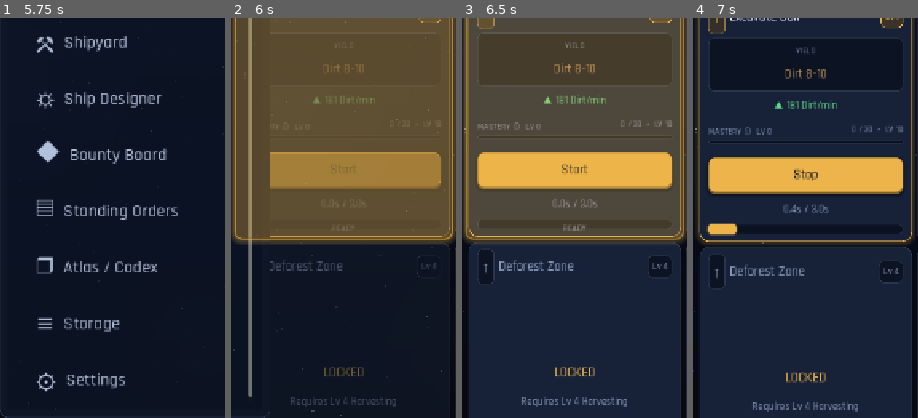
Above: before the commit, frames 1-4 (left to right).
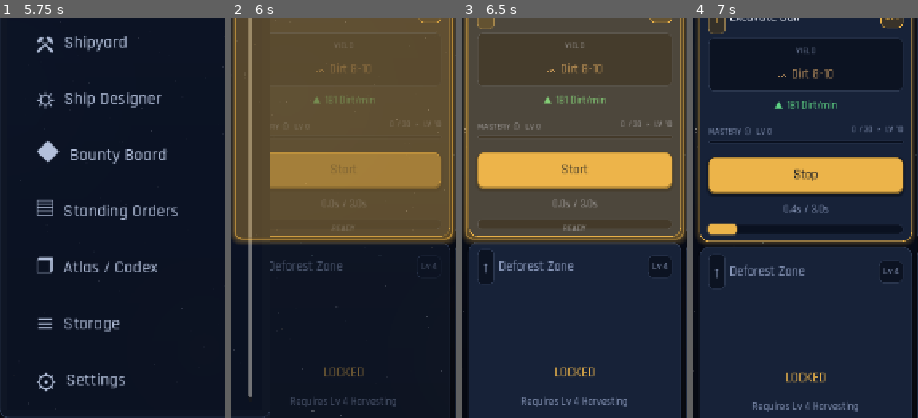
Above: after the commit, the same moments.

Repository: trakyalilter/TestMobileGame
Game: Godot game, scene res://scenes/main.tscn
Same seed, same stepped clock (60 frames per second), same inputs: the game is played once before the commit and once after it.
Inputs (mouse positions are % of the whole screen's width and height, from its top left):
- Up to frame 1 (5.75 s): click "☰" at 0.5 s; click "＋ CREATE COMMANDER" at 1.25 s; click "Begin" at 2 s; click (50, 50) at 2.75 s; click "☰" at 3.5 s; click "✕" at 4.25 s; click "☰" at 5 s
- Up to frame 2 (6 s): click (37, 11) at 5.77 s
- Up to frame 3 (6.5 s): no input
- Up to frame 4 (7 s): click "Start" at 6.5 s
The pictures show only the part of the screen within x 0-50%, y 50-100%; the shares and areas given below are measured in that part.

Frame 1 is identical in both runs. In frame 2, 0.2% of the frame differs, in the area x 37-62%, y 11-14%; in frame 3, 0.3%; in frame 4, 0.3%, in the area x 37-63%, y 12-16%.

Commit message:
Show material icons on gathering yields & combat salvage
The gathering card's YIELD list and the enemy-intel SALVAGE list both
route through _loot_lines, which built rows without a symbol — so they
missed the icon pass. Thread the loot symbol through (credits/modules
stay text-only). Also add tinted icons to the live "SALVAGE THIS RUN"
tally, which uses its own row renderer rather than _inset.

Co-Authored-By: Claude Opus 4.8 <noreply@anthropic.com>
Claude-Session: https://claude.ai/code/session_01GUAm67mj5mAEoyJTAWupry

Diff:
--- a/scripts/ui/main.gd
+++ b/scripts/ui/main.gd
@@ -2747,10 +2747,24 @@
 		return
 	for id in loot:
 		var disp := _loot_display(id)
-		_clbl(_loot_panel, "%s × %s" % [disp[0], GameData.fmt(int(loot[id]))], 12, disp[1])
+		var txt := "%s × %s" % [disp[0], GameData.fmt(int(loot[id]))]
+		var icon: TextureRect = _mat_icon(id, 16)
+		if icon != null:
+			var row := HBoxContainer.new()
+			row.add_theme_constant_override("separation", 5)
+			icon.size_flags_vertical = Control.SIZE_SHRINK_CENTER
+			row.add_child(icon)
+			var lbl := Label.new()
+			lbl.text = txt
+			lbl.add_theme_font_size_override("font_size", _fs(12))
+			lbl.add_theme_color_override("font_color", Color.html(disp[1]))
+			row.add_child(lbl)
+			_loot_panel.add_child(row)
+		else:
+			_clbl(_loot_panel, txt, 12, disp[1])
 	# Grow with content up to ~9 rows, then cap and scroll inside.
 	if is_instance_valid(_loot_scroll):
-		var row_h := _fs(12) + 8
+		var row_h := maxi(_fs(12), 16) + 8
 		_loot_scroll.custom_minimum_size.y = float(mini(loot.size(), 9) * row_h)
 
 # Loot filter modal (desktop parity): toggle which module drops to keep by rarity,
@@ -5659,7 +5673,9 @@
 		var txt := "%s%s %d-%d" % ["₡ " if is_credits else "", label, int(row[2]), int(row[3])]
 		if float(row[1]) < 1.0:
 			txt += " (%d%%)" % int(float(row[1]) * 100.0)
-		lines.append(_line(txt, col))
+		# Pass the symbol so _inset draws the material icon (credits/modules have
+		# no material art and fall back to text).
+		lines.append(_line(txt, col, "" if is_credits else sym))
 	return lines
 
 func _empty(v: VBoxContainer, text: String) -> void:
